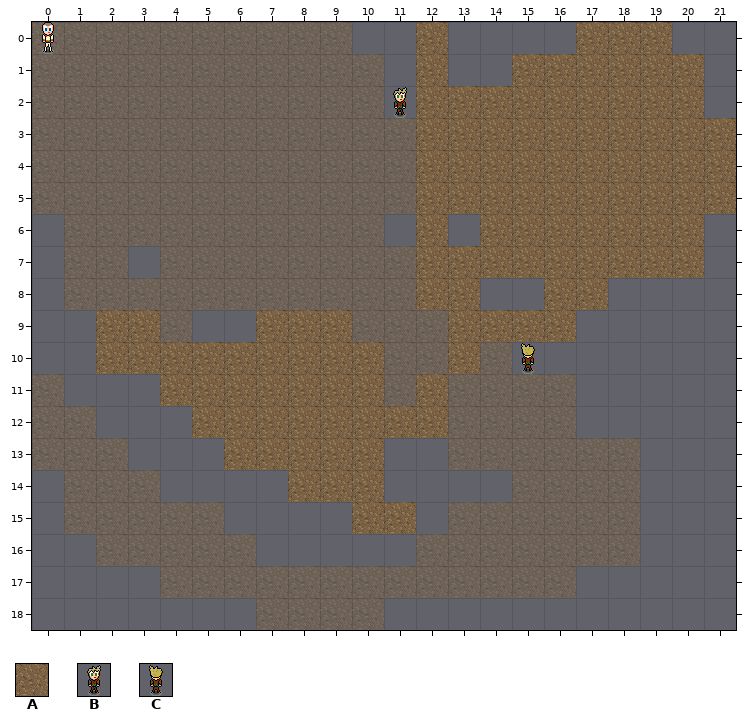
Tiled map (JSON), stored at main/resources/worlds/test_world.json. The picture above is the old version.
Cells are 32x32 px. Shown: x 0..21, y 0..18.
Key: from "dirt": A 0; from "player_sheet": B 0, C 2.
_ is an empty cell.
Layers that did not change in this view are not listed.
Layer "Tile Layer 2" before, first column x 0:
 0 ____________A____AAA__
 1 ____________A__AAAAAA_
 2 ___________BAAAAAAAAA_
 3 ____________AAAAAAAAAA
 4 ____________AAAAAAAAAA
 5 ____________AAAAAAAAAA
 6 ____________A_AAAAAAA_
 7 ____________AAAAAAAAA_
 8 ____________AA__AA____
 9 __AA___AAA___AAAA_____
10 __AAAAAAAAA__A_C______
11 ____AAAAAAA_A_________
12 _____AAAAAAAA_________
13 ______AAAAA___________
14 ________AAA___________
15 __________AA__________
16 ______________________
17 ______________________
18 ______________________
After the commit:
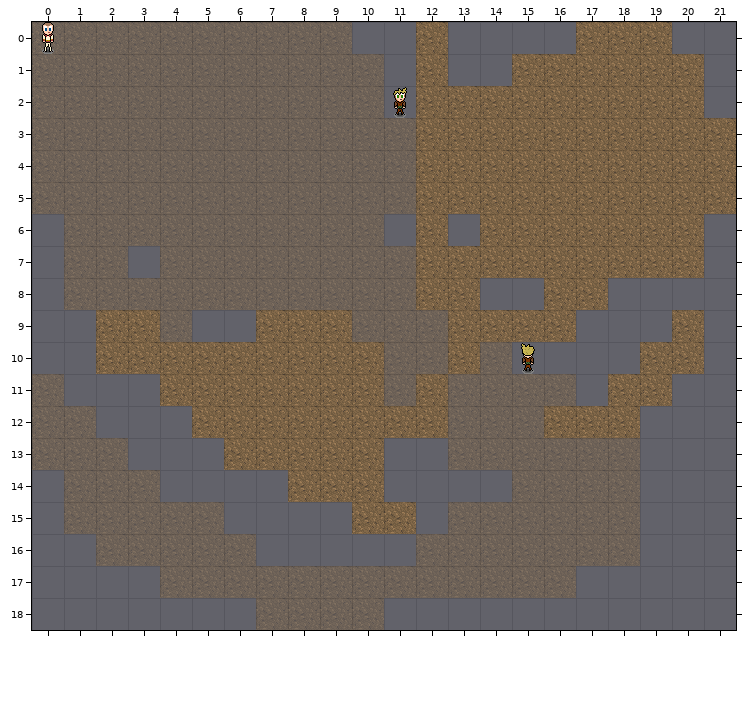
The edit:
Changed rows in their new state; . is an unchanged cell.
Layer "Tile Layer 2":
first column x 16:
 9 ....A
10 ...AA
11 ..AA.
12 AAA..
Pixel boxes of the changes (left, top, right, bottom) in both pictures:
added: (544, 310, 704, 438)
